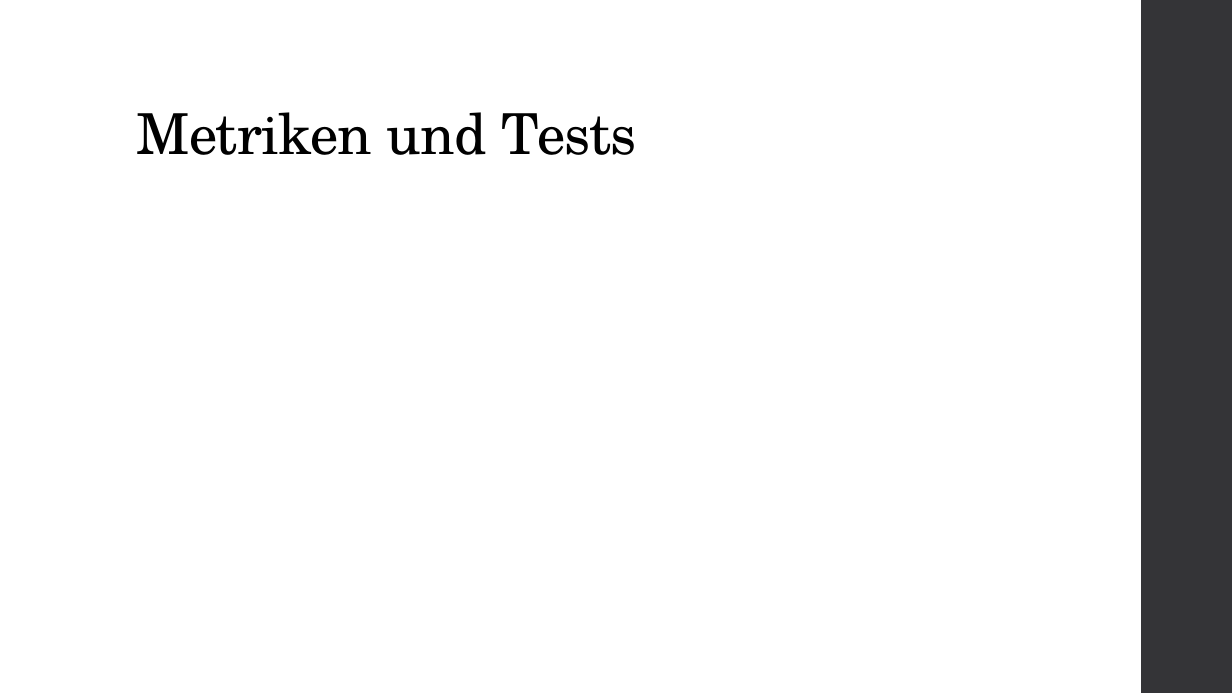
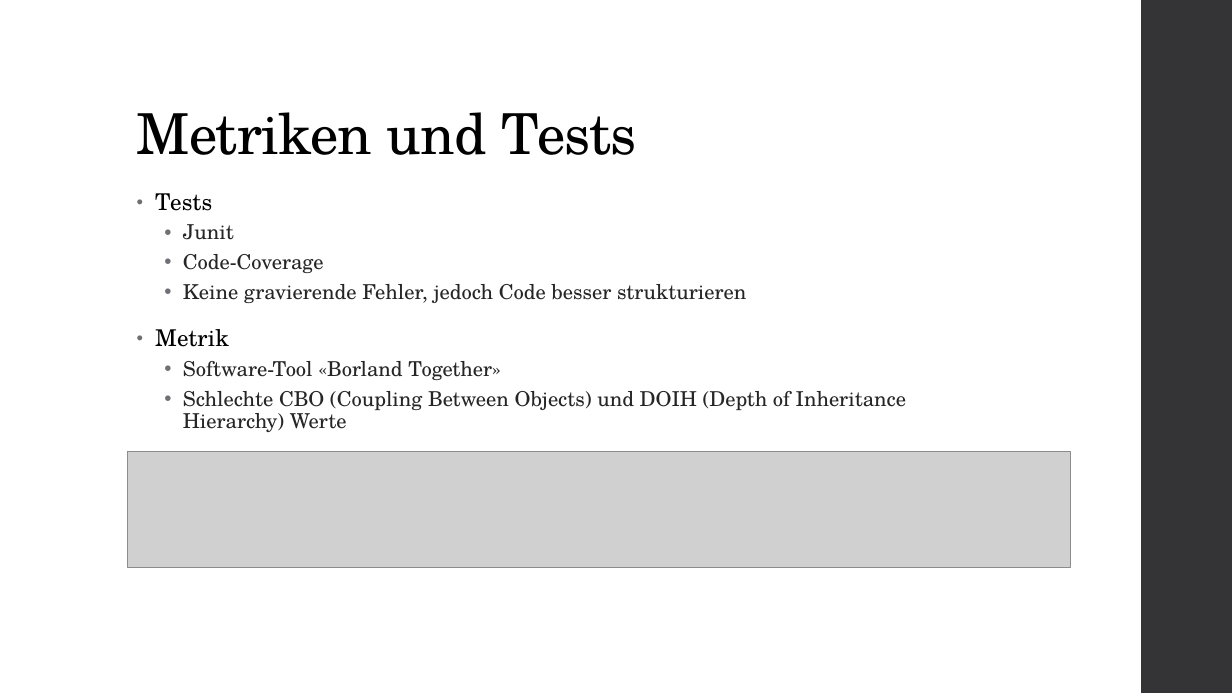
Before and after one commit to SWEHashiSG/hashi, a slide deck: slide 9 of documentation/Präsentation_Hashi_TeamSG.pptx. Drawn at 1232x693 pixels with LibreOffice and Linux fonts; fonts in the diff are those of the drawing; grey boxes stand for pictures. Boxes give left, top, right and bottom in pixels: in the first picture for what was removed or moved away, otherwise in the second. Text is boxed around its words. In the diff, an @@ line names an element or a change of style, - is before the commit and + after.

```diff
--- a/documentation/Präsentation_Hashi_TeamSG.pptx
+++ b/documentation/Präsentation_Hashi_TeamSG.pptx
@@ text added at (155, 193, 906, 432), 16 pt, text #262626 @@
+• Tests
+  • Junit
+  • Code-Coverage
+  • Keine gravierende Fehler, jedoch Code besser strukturieren
+• Metrik
+  • Software-Tool «Borland Together»
+  • Schlechte CBO (Coupling Between Objects) und DOIH (Depth of Inheritance Hierarchy) Werte
@@ picture added at (128, 452, 1071, 567) @@
```
Also in this commit, not shown: 5 other slides changed, 1 slide added.
